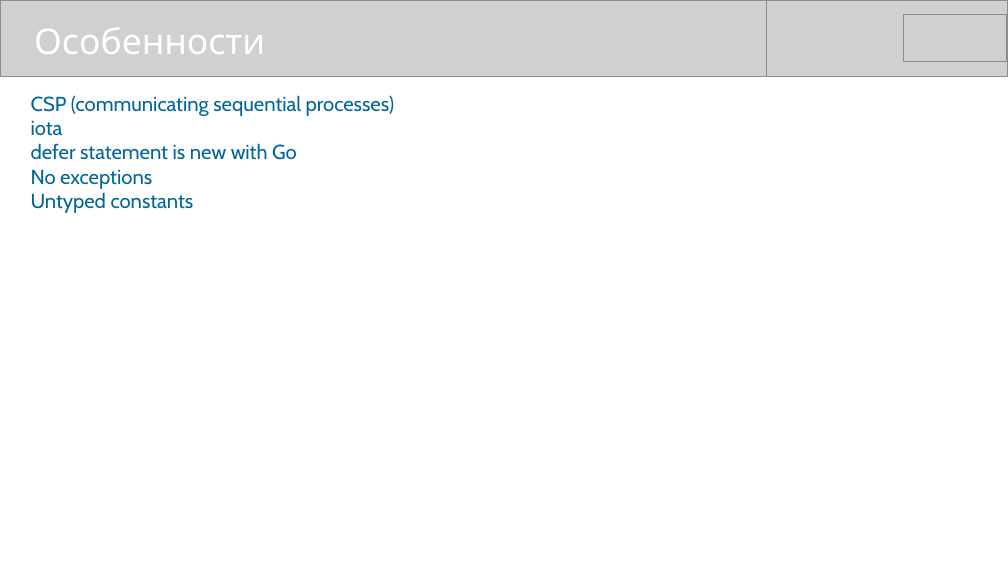
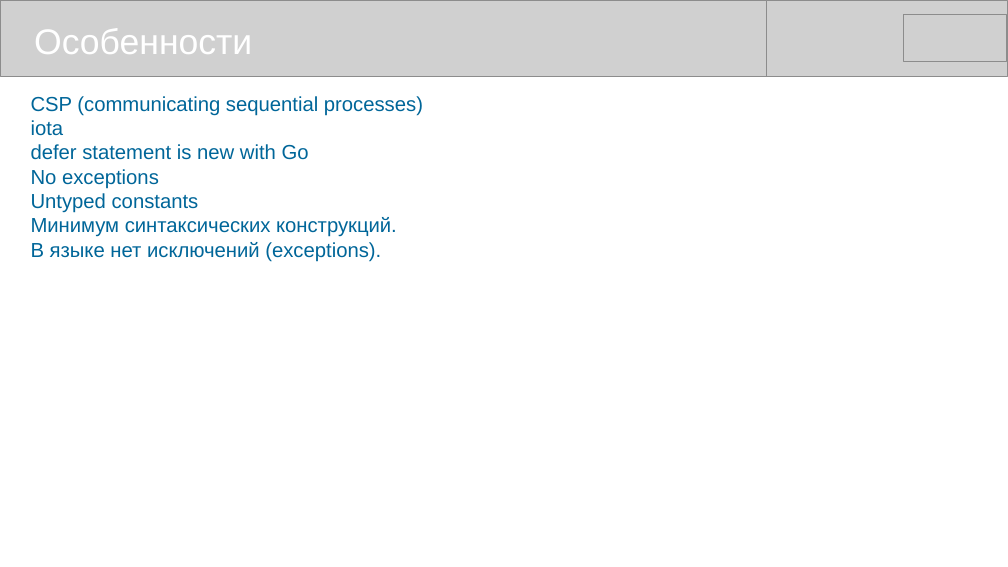
Before and after one commit to mike-shock/Go_language, a slide deck: slide 6 of Go_Intro.odp. Drawn at 1008x567 pixels with LibreOffice and Linux fonts; fonts in the diff are those of the drawing; grey boxes stand for pictures. Boxes give left, top, right and bottom in pixels: in the first picture for what was removed or moved away, otherwise in the second. Text is boxed around its words. In the diff, an @@ line names an element or a change of style, - is before the commit and + after.

```diff
--- a/Go_Intro.odp
+++ b/Go_Intro.odp
@@ text "Особенности" at (34, 28, 252, 54): font Cabin to Arial @@
@@ text at (31, 96, 423, 213): font Cabin to Arial in "CSP (communicating sequential processes)", "iota", "defer statement is new with Go", "No exceptions" and 1 more places @@
@@ text at (31, 217, 397, 262): paragraphs added @@
+Минимум синтаксических конструкций.
+В языке нет исключений (exceptions).
```
Also in this commit, not shown: 12 other slides changed, 2 slides added, 2 slides removed.
